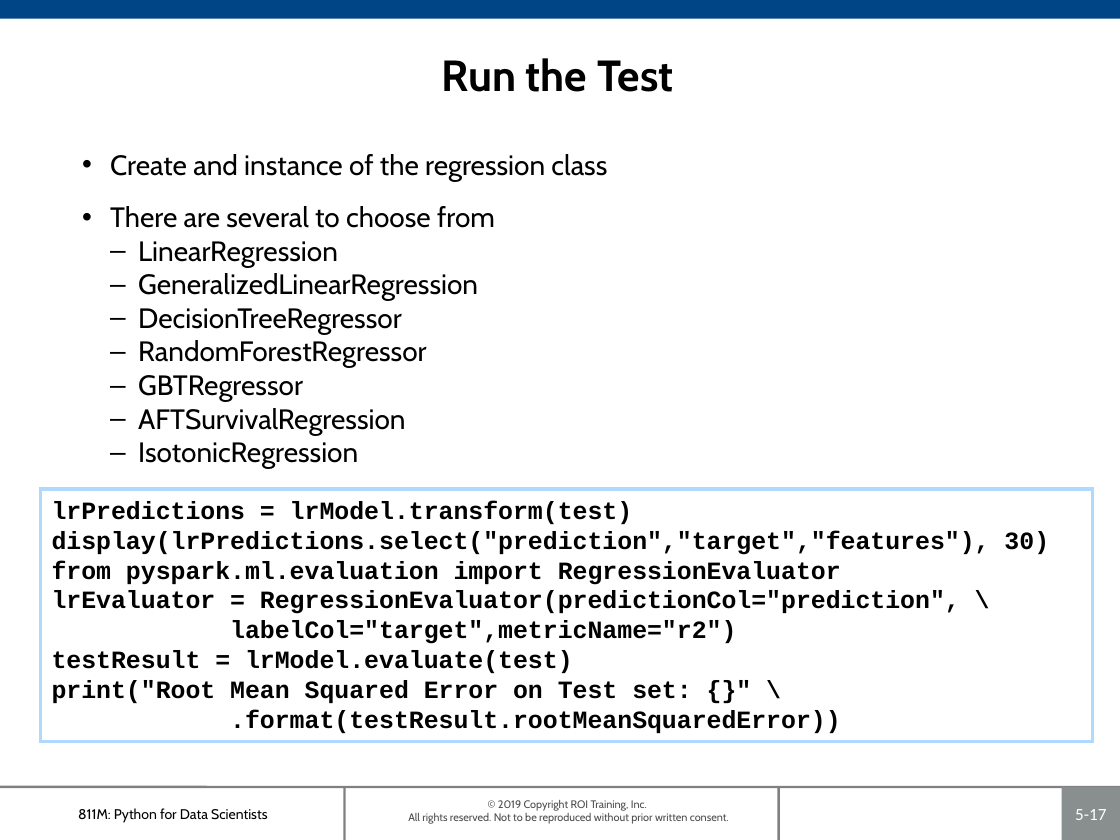
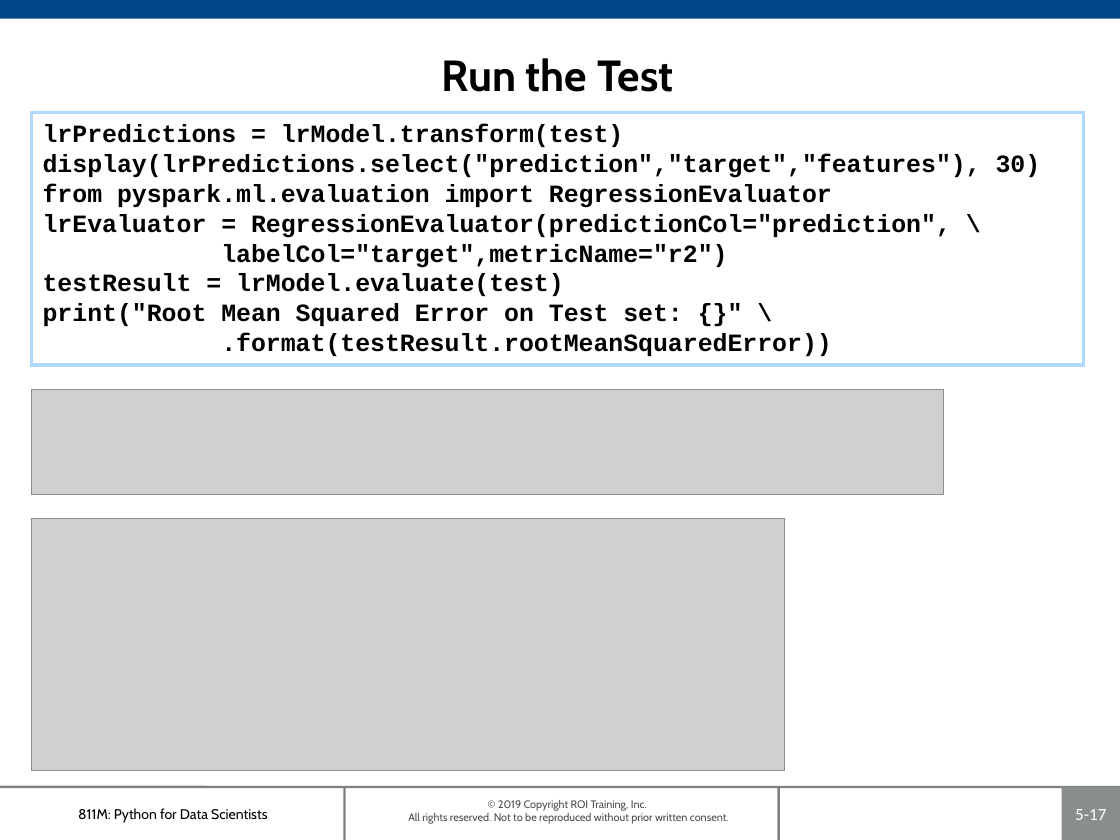
Before and after one commit to roitraining/SparkforDataEngineers, a slide deck: slide 17 of Ch05_RegressionAnalysis.pptx. Drawn at 1120x840 pixels with LibreOffice and Linux fonts; fonts in the diff are those of the drawing; grey boxes stand for pictures; background and template pictures are left out. Boxes give left, top, right and bottom in pixels: in the first picture for what was removed or moved away, otherwise in the second. Text is boxed around its words. In the diff, an @@ line names an element or a change of style, - is before the commit and + after.

```diff
--- a/Ch05_RegressionAnalysis.pptx
+++ b/Ch05_RegressionAnalysis.pptx
@@ rectangle "lrPredictions = lrModel.transform(test)": place and size @@
-rectangle "lrPredictions = lrModel.transform(test)" at <box>40,489,1092,743</box>
+rectangle "lrPredictions = lrModel.transform(test)" at <box>31,112,1083,365</box>
@@ text removed at <box>110,154,607,469</box> @@
-• Create and instance of the regression class
-• There are several to choose from
-  – LinearRegression
-  – GeneralizedLinearRegression
-  – DecisionTreeRegressor
-  – RandomForestRegressor
-  – GBTRegressor
-  – AFTSurvivalRegression
-  – IsotonicRegression
@@ picture added at <box>31,389,943,494</box> @@
@@ picture added at <box>31,519,784,771</box> @@
```
Also in this commit, not shown: 3 other files.
